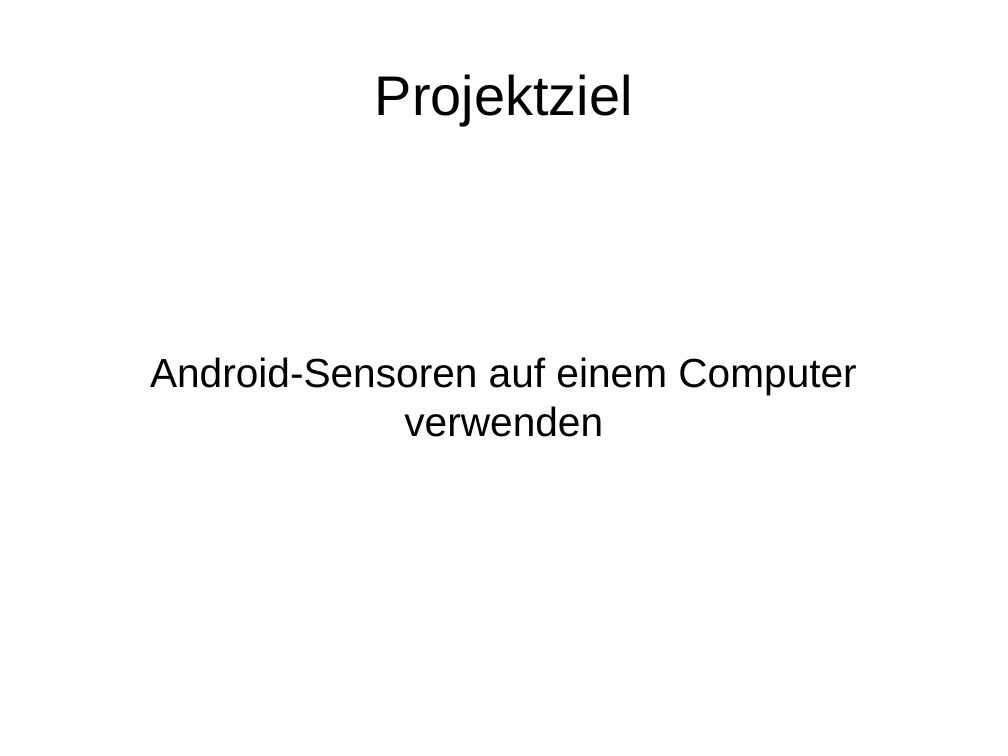
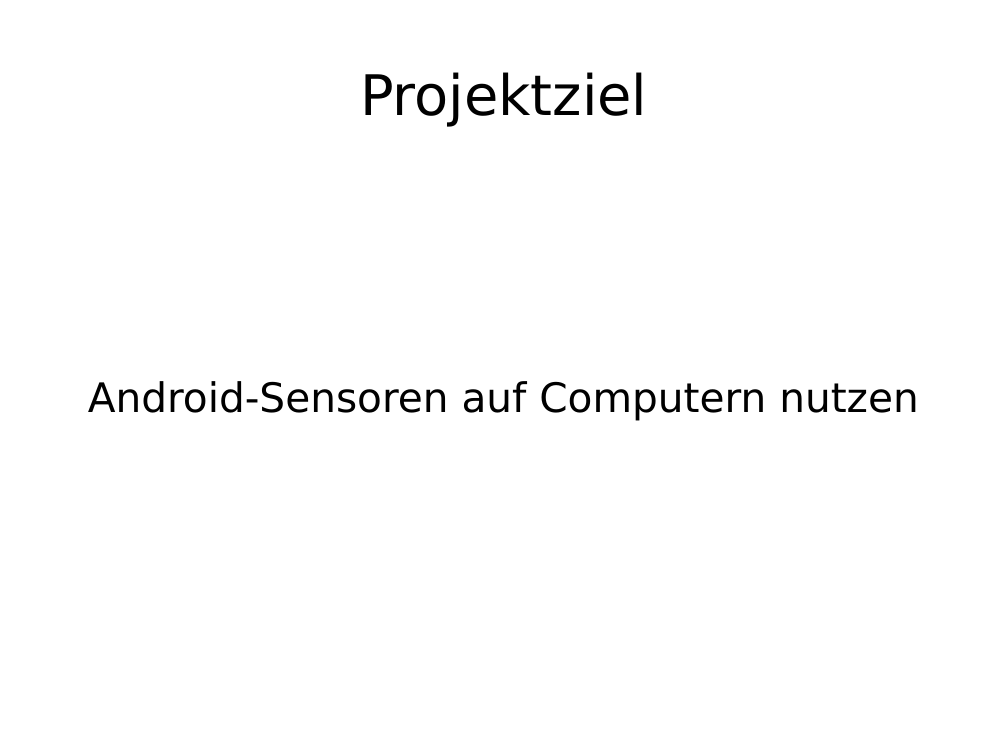
Before and after one commit to enra64/psychic-giggle, a slide deck: slide 2 of zwischenstand anfang dezember.odp (slide 1 before the commit). Drawn at 1008x756 pixels with LibreOffice and Linux fonts; fonts in the diff are those of the drawing. Boxes give left, top, right and bottom in pixels: in the first picture for what was removed or moved away, otherwise in the second. Text is boxed around its words. In the diff, an @@ line names an element or a change of style, - is before the commit and + after.

```diff
--- a/zwischenstand anfang dezember.odp
+++ b/zwischenstand anfang dezember.odp
@@ title "Projektziel" at (x1=360, y1=72, x2=647, y2=127): font Arial to DejaVu Sans @@
@@ subtitle at (x1=88, y1=381, x2=918, y2=421): text changed; font Arial to DejaVu Sans @@
-Android-Sensoren auf einem Computer verwenden
+Android-Sensoren auf Computern nutzen
```
Also in this commit, not shown: 8 other slides changed, 2 slides added, 1 slide removed.
